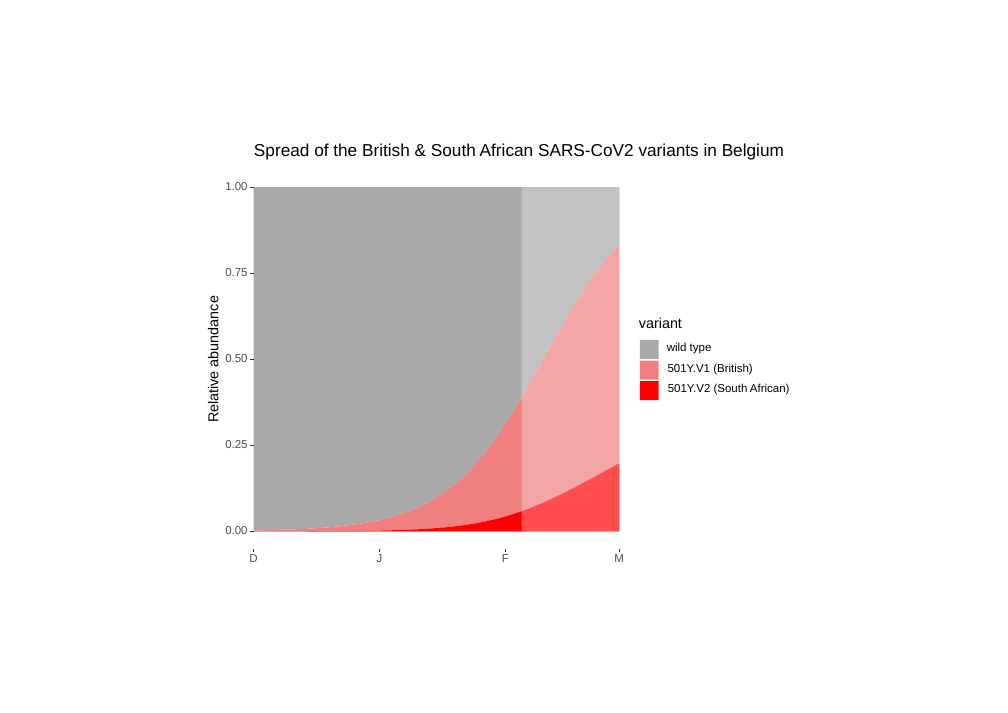
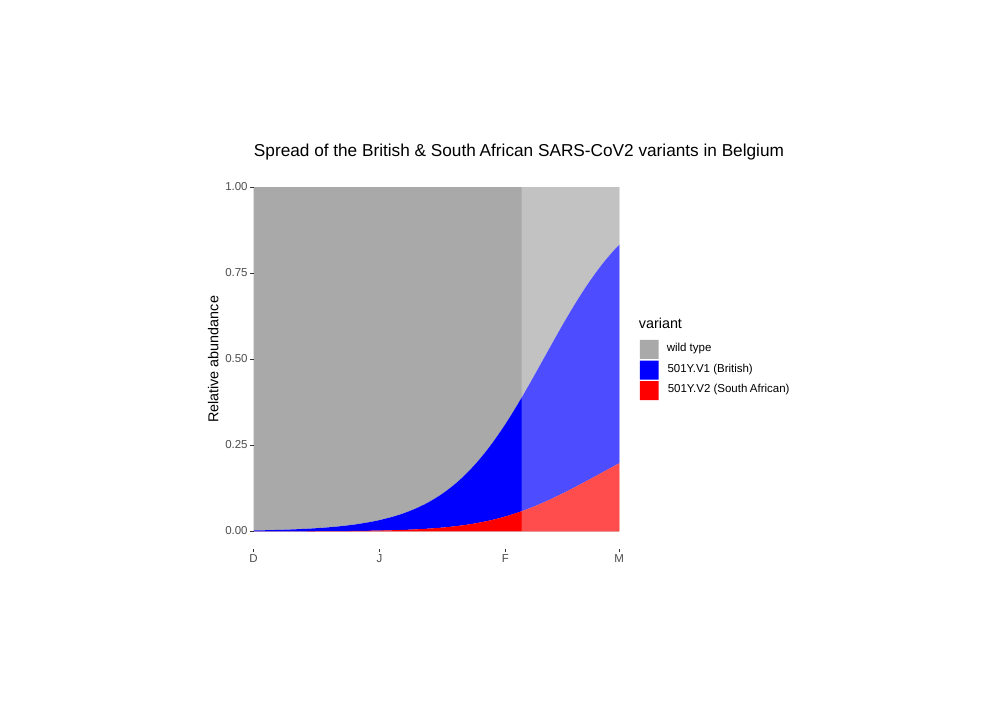
Before and after one commit to tomwenseleers/LineageExplorer, a slide deck: slide 1 of plots/2021_02_09/baseline_sequencing_501YV1 501YV2_multinomial fit.pptx. Drawn at 1008x713 pixels with LibreOffice and Linux fonts; fonts in the diff are those of the drawing. Boxes give left, top, right and bottom in pixels: in the first picture for what was removed or moved away, otherwise in the second. Text is boxed around its words. In the diff, an @@ line names an element or a change of style, - is before the commit and + after.

```diff
--- a/plots/2021_02_09/baseline_sequencing_501YV1 501YV2_multinomial fit.pptx
+++ b/plots/2021_02_09/baseline_sequencing_501YV1 501YV2_multinomial fit.pptx
@@ freeform shape at [253,245,619,532]: fill #F08080 to #0000FF @@
@@ rectangle at [640,360,659,379]: fill #F08080 to #0000FF @@
```
Also in this commit, not shown: 12 other files.
